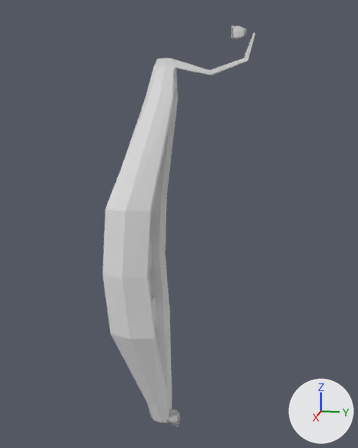
Two versions of the Blender file Assets/Art/Models/boat.blend, one commit apart.
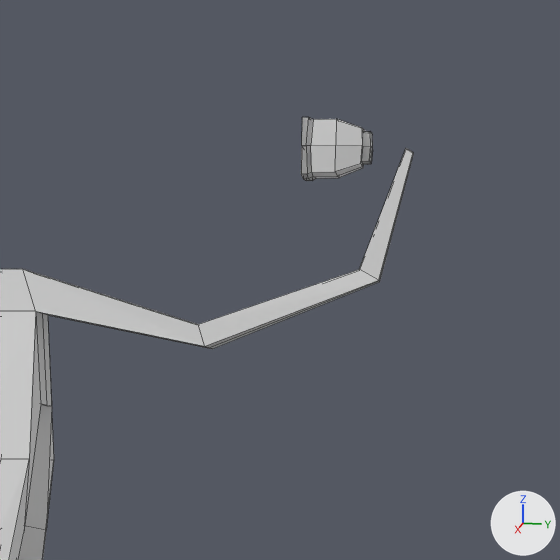
There are two pictures of each version: one whole from a 50 mm lens placed at (21.24, 7.14, 7.28), pointed at (-0.24, 2.84, 1.91), one close up on the part from 46% to 80% of the width and 0% to 27% of the height. Every picture has the same lights, and +X, +Y and +Z are marked at lower right. The close-ups show mesh edges as thin lines.
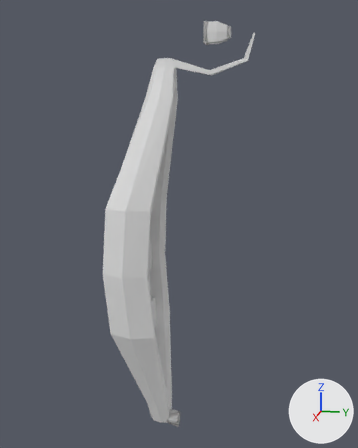
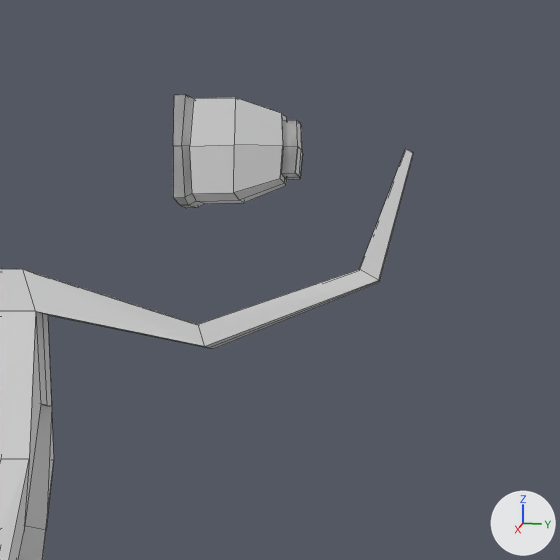
The edits, one by one:
me_cube has 304 vertices, 244 faces and spans x -0.4..2.1, y -0.5..6.0, z -8.4..10.2.
me_cube is used by ob_cube; location (0.0, 0.0, 0.0).
me_cube part 1: the loose piece of 66 vertices spanning x -0.2..0.2, y 5.1..5.6, z 9.8..10.2 is deleted.
Mesh me_cube_002 is new.
It has 66 vertices, 56 faces and spans x -0.441..0.441, y 3.971..5.027, z 9.565..10.435.
It uses material mat_material (white #e7e7e7).
Object 'Cube.001' (ob_cube_001) is new; it shows me_cube_002.
Its location is (0.0, 0.0, 0.0).
It gains a MIRROR modifier named 'Mirror'.
Modifier setting: use_clip = True.

Location of each change, (x1, y1, x2, y2) in pixels of the close-ups (560 x 560 px):
'Cube', reshaped
    before: (0, 117, 414, 560)
    after: (0, 149, 414, 560)
'Cube.001', added
    after: (173, 95, 303, 208)
part 1 of me_cube, deleted
    before: (301, 117, 372, 181)
